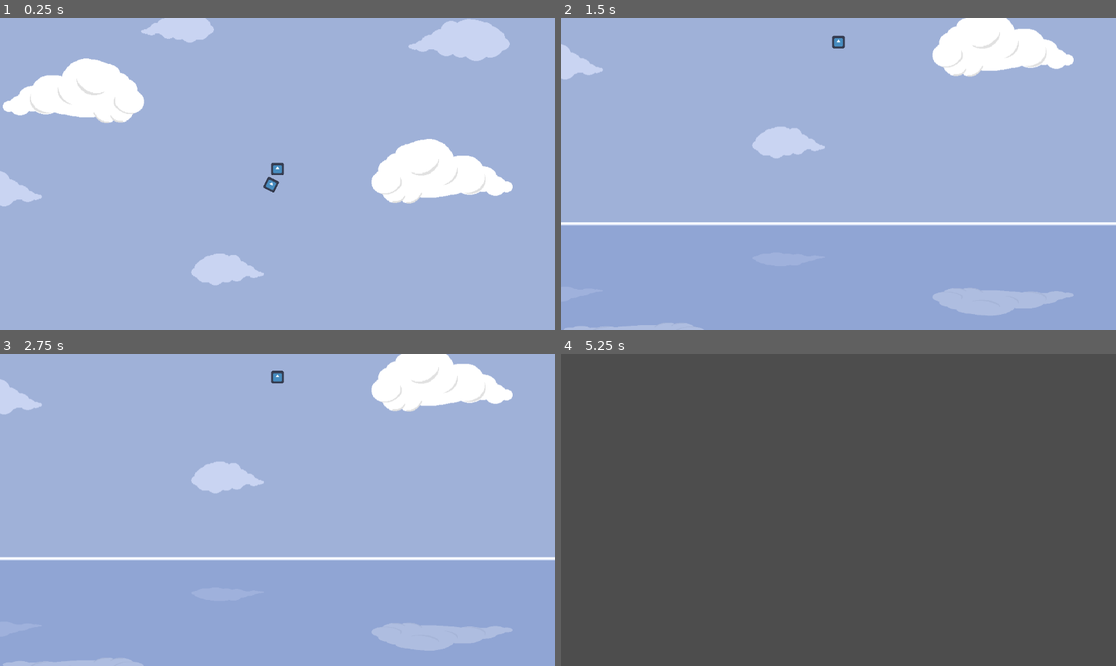
Above: before the commit, frames 1-4 (two rows, left to right).
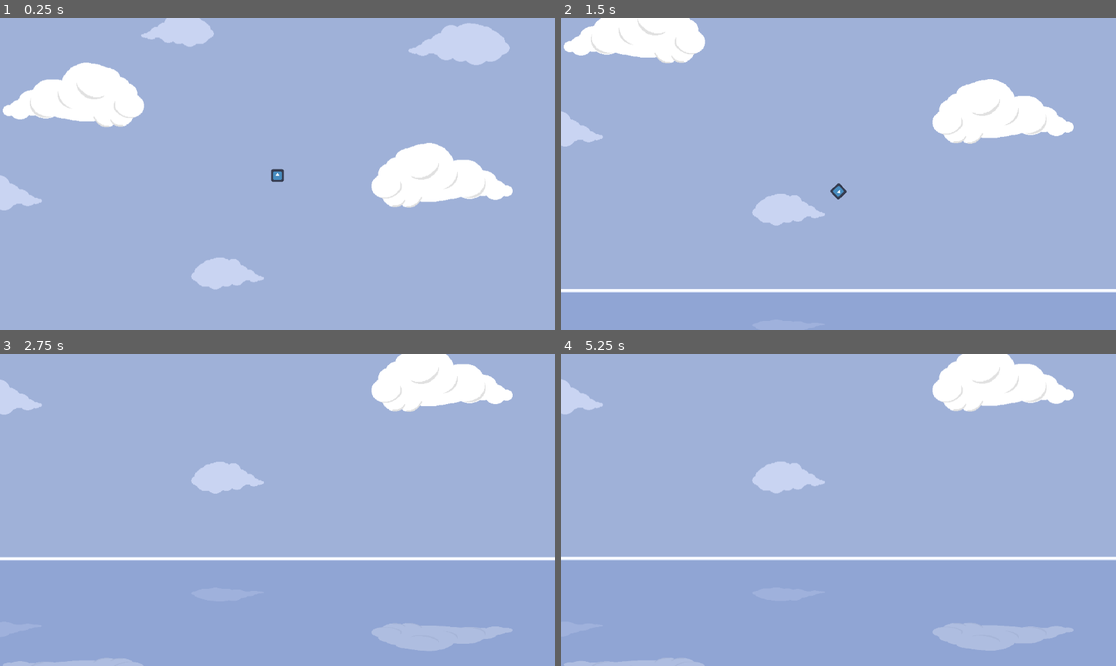
Above: after the commit, the same moments.

Repository: NicolasLaure/AceStrider
Game: Godot game, scene res://Scenes/nico_test_scene.tscn
The game is run twice, just before and just after one commit, with the same random seed, the same clock (stepped at 60 frames per second) and the same inputs. Before the commit the project starts from res://Scenes/level_scene.tscn. The engine's default icon, where the game draws it, is replaced by a stand-in: a white triangle on a blue panel in a dark square.
Inputs:
- Up to frame 1 (0.25 s): no input
- Up to frame 2 (1.5 s): hold D 0.53-1.28 s; hold A from 1.28 s (still down)
- Up to frame 3 (2.75 s): release A at 2.03 s; hold D from 2.03 s (still down)
- Up to frame 4 (5.25 s): release D at 2.78 s; hold W (Thrust, bound only after the commit) 2.78-3.53 s; hold A from 3.53 s (still down)

The runs differ from the first frame. In frame 1, 3.3% of the frame differs, in the area x 0-93%, y 0-88%; in frame 2, 15%; in frame 3, 0.2%; in frame 4, 100%, in the area x 0-100%, y 0-100%.

Commit message:
Update PlayerMovement

Diff:
--- /dev/null
+++ b/Scenes/PlayerController.gd
@@ -0,0 +1,44 @@
+extends CharacterBody2D
+
+@export var speed: float;
+@export var maxSpeed: float;
+@export var gravity: float;
+@export var rotation_speed: float;
+var dir:Vector2;
+# Called when the node enters the scene tree for the first time.
+func _ready():
+	pass # Replace with function body.
+
+# Called every frame. 'delta' is the elapsed time since the previous frame.
+func _process(delta):
+
+	dir = Vector2.from_angle(rotation - deg_to_rad(90));
+
+	#translate(Vector2.DOWN * gravity * delta);
+	velocity.y += gravity * delta;
+	#velocity.y += gravity * delta;
+
+	if(Input.is_action_pressed("Thrust")):
+		velocity.y += dir.y * speed * delta;
+		velocity.x += dir.x * speed * delta;
+	else:
+		if(velocity.x < 0):
+			velocity.x += 1 * speed / 4 * delta;
+		elif(velocity.x > 0):
+			velocity.x += -1 * speed / 4 * delta;
+
+	velocity.x = clampf(velocity.x, maxSpeed * -1, maxSpeed);
+	velocity.y = clampf(velocity.y, maxSpeed * -1, maxSpeed);
+	translate(velocity * delta);
+
+	if(Input.is_key_pressed(KEY_A)):
+		rotate(deg_to_rad(rotation_speed * -1 * delta));
+	if(Input.is_key_pressed(KEY_D)):
+		rotate(deg_to_rad(rotation_speed * delta));
+
+pass
+
+#func _physics_process(delta):
+#	if(Input.is_key_pressed(KEY_W)):
+#		apply_impulse(dir);
+#	pass
--- a/Scenes/level_scene.tscn
+++ b/Scenes/level_scene.tscn
@@ -8,32 +8,7 @@
 [ext_resource type="Texture2D" uid="uid://bjr0u8jj8p0k2" path="res://icon.svg" id="6_a5jwt"]
 
 [sub_resource type="GDScript" id="GDScript_o8bfl"]
-script/source = "extends RigidBody2D
-
-@export var speed: float;
-@export var rotation_speed: float;
-var dir:Vector2;
-# Called when the node enters the scene tree for the first time.
-func _ready():
-	pass # Replace with function body.
-
-# Called every frame. 'delta' is the elapsed time since the previous frame.
-func _process(delta):
-
-	dir = Vector2.from_angle(rotation - deg_to_rad(90)) * speed;
-
-	if(Input.is_key_pressed(KEY_A)):
-		rotate(rotation - rotation_speed * delta);
-	if(Input.is_key_pressed(KEY_D)):
-		rotate(rotation - rotation_speed * delta);
-		#rotation += rotation_speed * delta;
-
-	pass
-
-func _physics_process(delta):
-	if(Input.is_key_pressed(KEY_W)):
-		apply_impulse(dir);
-	pass
+script/source = "
 "
 
 [sub_resource type="CapsuleShape2D" id="CapsuleShape2D_gl8v1"]
@@ -73,8 +48,6 @@
 
 [node name="Player" type="RigidBody2D" parent="."]
 script = SubResource("GDScript_o8bfl")
-speed = 50.0
-rotation_speed = 20.0
 
 [node name="Camera2D" type="Camera2D" parent="Player"]
 limit_top = -680
--- a/Scenes/nacho_test_scene.tscn
+++ b/Scenes/nacho_test_scene.tscn
@@ -8,32 +8,7 @@
 [ext_resource type="Texture2D" uid="uid://bjr0u8jj8p0k2" path="res://icon.svg" id="6_jn2fw"]
 
 [sub_resource type="GDScript" id="GDScript_o8bfl"]
-script/source = "extends RigidBody2D
-
-@export var speed: float;
-@export var rotation_speed: float;
-var dir:Vector2;
-# Called when the node enters the scene tree for the first time.
-func _ready():
-	pass # Replace with function body.
-
-# Called every frame. 'delta' is the elapsed time since the previous frame.
-func _process(delta):
-
-	dir = Vector2.from_angle(rotation - deg_to_rad(90)) * speed;
-
-	if(Input.is_key_pressed(KEY_A)):
-		rotate(rotation - rotation_speed * delta);
-	if(Input.is_key_pressed(KEY_D)):
-		rotate(rotation - rotation_speed * delta);
-		#rotation += rotation_speed * delta;
-
-	pass
-
-func _physics_process(delta):
-	if(Input.is_key_pressed(KEY_W)):
-		apply_impulse(dir);
-	pass
+script/source = "
 "
 
 [sub_resource type="CapsuleShape2D" id="CapsuleShape2D_gl8v1"]
@@ -73,8 +48,6 @@
 
 [node name="Player" type="RigidBody2D" parent="."]
 script = SubResource("GDScript_o8bfl")
-speed = 50.0
-rotation_speed = 20.0
 
 [node name="Camera2D" type="Camera2D" parent="Player"]
 limit_top = -680
--- a/Scenes/nico_test_scene.tscn
+++ b/Scenes/nico_test_scene.tscn
@@ -5,36 +5,8 @@
 [ext_resource type="Texture2D" uid="uid://c2ixhvbdssd0y" path="res://Sprites/AcestriderSky.png" id="3_shqj2"]
 [ext_resource type="Texture2D" uid="uid://cexrigwvmbwqj" path="res://Sprites/AcestriderSkyClouds.png" id="4_gk851"]
 [ext_resource type="Texture2D" uid="uid://cu52f7avasay" path="res://Sprites/AcestriderSkyLimit.png" id="5_xuvjp"]
+[ext_resource type="Script" path="res://Scenes/PlayerController.gd" id="6_3xnl4"]
 [ext_resource type="Texture2D" uid="uid://bjr0u8jj8p0k2" path="res://icon.svg" id="6_nfhc5"]
-
-[sub_resource type="GDScript" id="GDScript_o8bfl"]
-script/source = "extends RigidBody2D
-
-@export var speed: float;
-@export var rotation_speed: float;
-var dir:Vector2;
-# Called when the node enters the scene tree for the first time.
-func _ready():
-	pass # Replace with function body.
-
-# Called every frame. 'delta' is the elapsed time since the previous frame.
-func _process(delta):
-
-	dir = Vector2.from_angle(rotation - deg_to_rad(90)) * speed;
-
-	if(Input.is_key_pressed(KEY_A)):
-		rotate(rotation - rotation_speed * delta);
-	if(Input.is_key_pressed(KEY_D)):
-		rotate(rotation - rotation_speed * delta);
-		#rotation += rotation_speed * delta;
-
-	pass
-
-func _physics_process(delta):
-	if(Input.is_key_pressed(KEY_W)):
-		apply_impulse(dir);
-	pass
-"
 
 [sub_resource type="CapsuleShape2D" id="CapsuleShape2D_gl8v1"]
 
@@ -71,11 +43,14 @@
 position = Vector2(0, -320)
 texture = ExtResource("5_xuvjp")
 
-[node name="Player" type="RigidBody2D" parent="."]
-position = Vector2(387, 178)
-script = SubResource("GDScript_o8bfl")
-speed = 50.0
-rotation_speed = 20.0
+[node name="Player" type="CharacterBody2D" parent="."]
+slide_on_ceiling = false
+floor_stop_on_slope = false
+script = ExtResource("6_3xnl4")
+speed = 500.0
+maxSpeed = 500.0
+gravity = 150.0
+rotation_speed = 250.0
 
 [node name="Camera2D" type="Camera2D" parent="Player"]
 limit_top = -680
--- a/project.godot
+++ b/project.godot
@@ -11,9 +11,18 @@
 [application]
 
 config/name="Acestrider"
-run/main_scene="res://Scenes/level_scene.tscn"
+run/main_scene="res://Scenes/nico_test_scene.tscn"
 config/features=PackedStringArray("4.0", "GL Compatibility")
 config/icon="res://icon.svg"
+
+[input]
+
+Thrust={
+"deadzone": 0.5,
+"events": [Object(InputEventKey,"resource_local_to_scene":false,"resource_name":"","device":-1,"window_id":0,"alt_pressed":false,"shift_pressed":false,"ctrl_pressed":false,"meta_pressed":false,"pressed":false,"keycode":0,"physical_keycode":87,"key_label":0,"unicode":119,"echo":false,"script":null)
+, Object(InputEventKey,"resource_local_to_scene":false,"resource_name":"","device":-1,"window_id":0,"alt_pressed":false,"shift_pressed":false,"ctrl_pressed":false,"meta_pressed":false,"pressed":false,"keycode":0,"physical_keycode":4194320,"key_label":0,"unicode":0,"echo":false,"script":null)
+]
+}
 
 [rendering]
 
